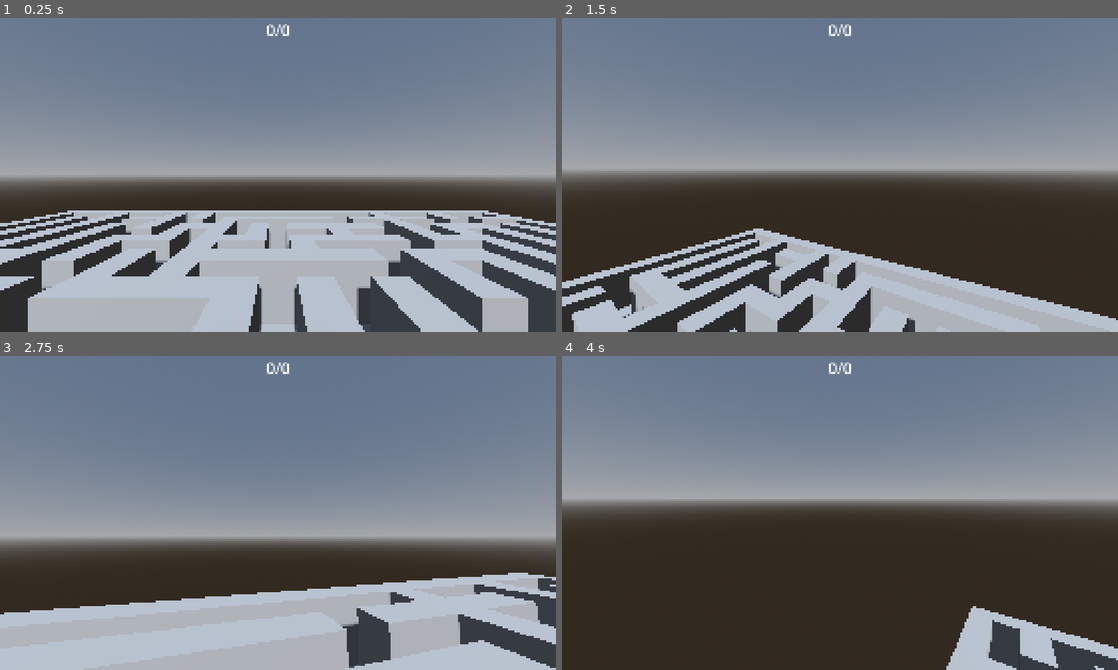
Above: before the commit, frames 1-4 (two rows, left to right).
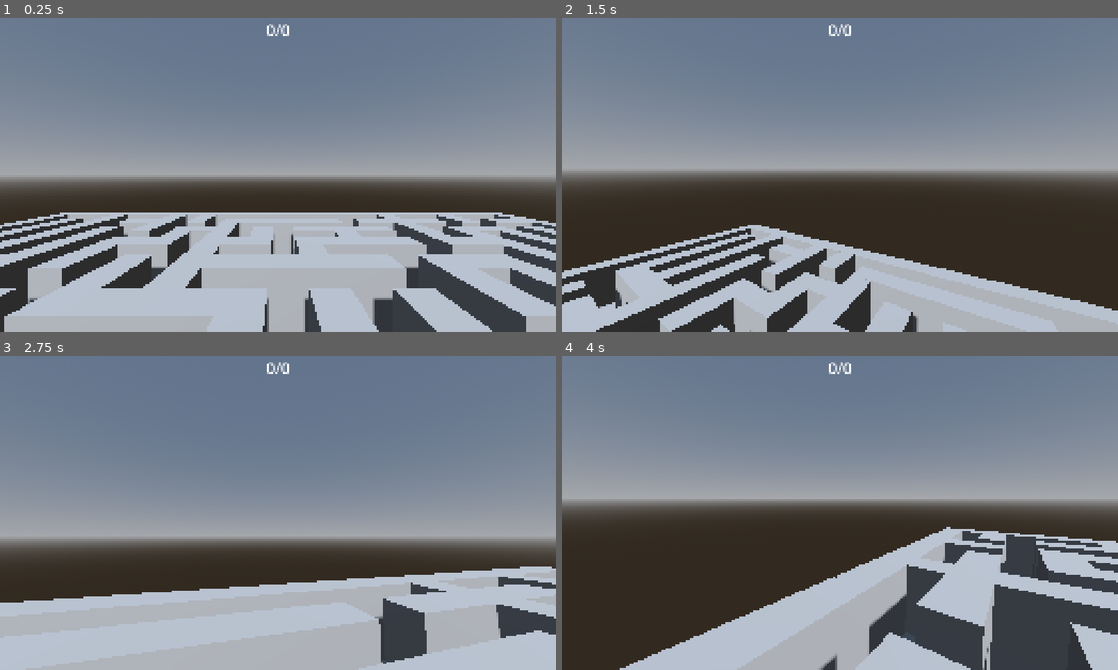
Above: after the commit, the same moments.

Repository: frenchcast1234/dont-look
Game: Godot game, scene res://src/game/game.tscn
Two runs of this game, one before a commit and one after it. Both use one fixed random seed, a clock stepped at 60 frames per second and the inputs below.
Inputs (mouse positions are in pixels of both pictures, inside the frame that each line leads up to):
- Up to frame 1 (0.25 s): no input
- Up to frame 2 (1.5 s): tap Enter at 0.5 s; move the mouse to (867, 175) at 0.52 s; hold W (forward) from 0.53 s (still down); tap Space (jump) at 0.6, 0.77, 1.07, 1.35 s; move the mouse to (812, 175) at 1.27 s
- Up to frame 3 (2.75 s): keep holding W (forward); tap Space (jump) at 1.52, 1.82, 2.1 s; move the mouse to (289, 506) at 2.02 s
- Up to frame 4 (4 s): keep holding W (forward); move the mouse to (834, 519) at 2.77 s; tap Space (jump) at 2.85, 3.02, 3.32, 3.6, 3.77 s; move the mouse to (878, 516) at 3.52 s

The runs differ from the first frame. In frame 1, 9.1% of the frame differs, in the area x 0-100%, y 61-100%; in frame 2, 8.6%; in frame 3, 7.3%; in frame 4, 24%, in the area x 10-100%, y 54-100%.

Commit message:
Ajout du monstre

Diff:
--- a/src/game/game.gd
+++ b/src/game/game.gd
@@ -58,14 +58,26 @@
 	while placed < objects:
 		var x: int = (randi() % (size * 2 - 1)) + 1
 		var y: int = (randi() % (size * 2 - 1)) + 1
-		if grid[x][y] == -1 or grid[x][y] == -2:
+		if grid[x][y] < 0:
 			continue
 		grid[x][y] = -2
 		placed += 1
 
+	while true:
+		var x: int = (randi() % (size * 2 - 1)) + 1
+		var y: int = (randi() % (size * 2 - 1)) + 1
+		if grid[x][y] < 0:
+			continue
+		grid[x][y] = -3
+		break
+
 	return grid
 
 func _ready() -> void:
+	$Monster.game_over.connect(func():
+		$CanvasLayer/GameOver.visible = true
+		get_tree().paused = true
+	)
 	var grid := generate_grid(grid_size, to_collect)
 	for i in range(grid_size * 2 + 1):
 		for j in range(grid_size * 2 + 1):
@@ -81,10 +93,16 @@
 				var obj: StaticBody3D = object_scene.instantiate()
 				obj.position = Vector3(
 					i - grid_size,
-					1.5,
+					1,
 					j - grid_size
 				)
 				$Objects.add_child(obj)
+			elif grid[i][j] == -3:
+				$Monster.position = Vector3(
+					i - grid_size,
+					4,
+					j - grid_size
+				)
 
 func _on_area_3d_body_entered(body: Node3D) -> void:
 	if body.is_in_group("obj"):
--- a/src/game/game.tscn
+++ b/src/game/game.tscn
@@ -4,6 +4,7 @@
 [ext_resource type="PackedScene" uid="uid://cdcx266qq3g4k" path="res://src/game/wall.tscn" id="2_kgj8g"]
 [ext_resource type="Script" uid="uid://b7vo03ppvyatm" path="res://src/game/player.gd" id="2_s6lek"]
 [ext_resource type="PackedScene" uid="uid://ps2a16r6cmep" path="res://src/game/object.tscn" id="3_l80un"]
+[ext_resource type="Script" uid="uid://c6bi0g47meyy0" path="res://src/game/monster.gd" id="5_xptat"]
 
 [sub_resource type="ProceduralSkyMaterial" id="ProceduralSkyMaterial_7grgb"]
 
@@ -25,6 +26,18 @@
 radius = 0.3
 height = 1.7
 
+[sub_resource type="StandardMaterial3D" id="StandardMaterial3D_xxpmf"]
+albedo_color = Color(0.6039216, 0.20392157, 0.8784314, 1)
+
+[sub_resource type="CapsuleMesh" id="CapsuleMesh_xxpmf"]
+material = SubResource("StandardMaterial3D_xxpmf")
+radius = 0.4
+height = 1.8
+
+[sub_resource type="CapsuleShape3D" id="CapsuleShape3D_2wf1j"]
+radius = 0.4
+height = 1.8
+
 [node name="Game" type="Node3D" unique_id=1433563188]
 script = ExtResource("1_qnjlk")
 grid_size = 15
@@ -35,6 +48,7 @@
 environment = SubResource("Environment_2wf1j")
 
 [node name="Ground" type="StaticBody3D" parent="." unique_id=875011244]
+collision_priority = 2.0
 
 [node name="CSGBox3D" type="CSGBox3D" parent="Ground" unique_id=1619211704]
 size = Vector3(31, 1, 31)
@@ -58,9 +72,9 @@
 [node name="Camera3D" type="Camera3D" parent="Player/Head" unique_id=1084425687]
 current = true
 
-[node name="Area3D" type="Area3D" parent="Player" unique_id=435008132]
-collision_layer = 0
-collision_mask = 2
+[node name="Area3D" type="Area3D" parent="Player" unique_id=435008132 groups=["player"]]
+collision_layer = 8
+collision_mask = 10
 
 [node name="CollisionShape3D" type="CollisionShape3D" parent="Player/Area3D" unique_id=197309040]
 shape = SubResource("CapsuleShape3D_xxpmf")
@@ -74,6 +88,7 @@
 [node name="Objects" type="Node3D" parent="." unique_id=64769581]
 
 [node name="CanvasLayer" type="CanvasLayer" parent="." unique_id=328419459]
+process_mode = 3
 
 [node name="Collected" type="Label" parent="CanvasLayer" unique_id=378927734]
 anchors_preset = 5
@@ -88,4 +103,61 @@
 horizontal_alignment = 1
 vertical_alignment = 1
 
+[node name="GameOver" type="Label" parent="CanvasLayer" unique_id=460498324]
+visible = false
+anchors_preset = 8
+anchor_left = 0.5
+anchor_top = 0.5
+anchor_right = 0.5
+anchor_bottom = 0.5
+offset_left = -20.0
+offset_top = -11.5
+offset_right = 20.0
+offset_bottom = 11.5
+grow_horizontal = 2
+grow_vertical = 2
+theme_override_font_sizes/font_size = 128
+text = "Game over!"
+horizontal_alignment = 1
+vertical_alignment = 1
+
+[node name="Monster" type="CharacterBody3D" parent="." unique_id=2870589]
+transform = Transform3D(1, 0, 0, 0, 1, 0, 0, 0, 1, 0, 4, 0)
+script = ExtResource("5_xptat")
+
+[node name="Front" type="RayCast3D" parent="Monster" unique_id=174615238]
+target_position = Vector3(0, 0, -1)
+collision_mask = 4
+
+[node name="Back" type="RayCast3D" parent="Monster" unique_id=1614481025]
+target_position = Vector3(0, 0, 1)
+collision_mask = 4
+
+[node name="Left" type="RayCast3D" parent="Monster" unique_id=517608386]
+target_position = Vector3(1, 0, 0)
+collision_mask = 4
+
+[node name="Right" type="RayCast3D" parent="Monster" unique_id=794703590]
+target_position = Vector3(-1, 0, 0)
+collision_mask = 4
+
+[node name="CSGMesh3D" type="CSGMesh3D" parent="Monster" unique_id=809449300]
+mesh = SubResource("CapsuleMesh_xxpmf")
+
+[node name="CollisionShape3D" type="CollisionShape3D" parent="Monster" unique_id=946571462]
+shape = SubResource("CapsuleShape3D_2wf1j")
+
+[node name="Head" type="Node3D" parent="Monster" unique_id=595611177]
+transform = Transform3D(1, 0, 0, 0, 1, 0, 0, 0, 1, 0, 0.3802266, 0)
+
+[node name="Vision" type="RayCast3D" parent="Monster/Head" unique_id=1485398387]
+target_position = Vector3(0, 0, -100)
+collision_mask = 8
+collide_with_areas = true
+collide_with_bodies = false
+
+[node name="Wait" type="Timer" parent="Monster" unique_id=106982605]
+wait_time = 0.205
+
 [connection signal="body_entered" from="Player/Area3D" to="." method="_on_area_3d_body_entered"]
+[connection signal="timeout" from="Monster/Wait" to="Monster" method="_on_wait_timeout"]
--- /dev/null
+++ b/src/game/monster.gd
@@ -0,0 +1,45 @@
+extends CharacterBody3D
+signal game_over
+
+var can_move: bool = false
+const SPEED: int = 200
+var tween: Tween
+var last: Array
+
+func _ready() -> void:
+	await get_tree().create_timer(1).timeout
+	$Wait.start()
+
+func _physics_process(delta: float) -> void:
+	if not is_on_floor():
+		velocity += get_gravity() * delta
+
+	if can_move:
+		can_move = false
+		var angles: Array = []
+		if not $Front.is_colliding(): angles.append(0)
+		if not $Left.is_colliding(): angles.append(-90)
+		if not $Right.is_colliding(): angles.append(90)
+		if angles.is_empty():
+			if $Back.is_colliding():
+				can_move = true
+				return
+			angles.append(180)
+		rotate_y(deg_to_rad(angles.pick_random()))
+		if tween and tween.is_valid():
+			tween.kill()
+		tween = create_tween()
+		tween.tween_property(self, "global_position", global_position + global_transform.basis * Vector3.FORWARD, 0.2)
+
+	move_and_slide()
+
+func _on_wait_timeout() -> void:
+	can_move = true
+
+func _process(delta: float) -> void:
+	if $Head/Vision.is_colliding():
+		print("collide")
+		var body = $Head/Vision.get_collider()
+		if body.is_in_group("player"):
+			print("game over")
+			game_over.emit()
--- a/src/game/player.gd
+++ b/src/game/player.gd
@@ -2,7 +2,7 @@
 
 @export var speed: float = 280
 @export var mouse_sensitivity: float = 0.005
-@export var jump_velocity: float = 600
+@export var jump_velocity: float = 500
 @export var gravity: float = 9.8
 
 var head: Node3D
--- a/src/game/wall.tscn
+++ b/src/game/wall.tscn
@@ -1,8 +1,10 @@
 [gd_scene format=3 uid="uid://cdcx266qq3g4k"]
 
 [sub_resource type="BoxShape3D" id="BoxShape3D_2wf1j"]
+size = Vector3(1, 2, 1)
 
 [node name="Wall" type="StaticBody3D" unique_id=574346183]
+collision_layer = 5
 
 [node name="CSGBox3D" type="CSGBox3D" parent="." unique_id=357478703]
 size = Vector3(1, 2, 1)
Not shown, added: src/game/monster.gd.uid
Not shown, changed: README.md
